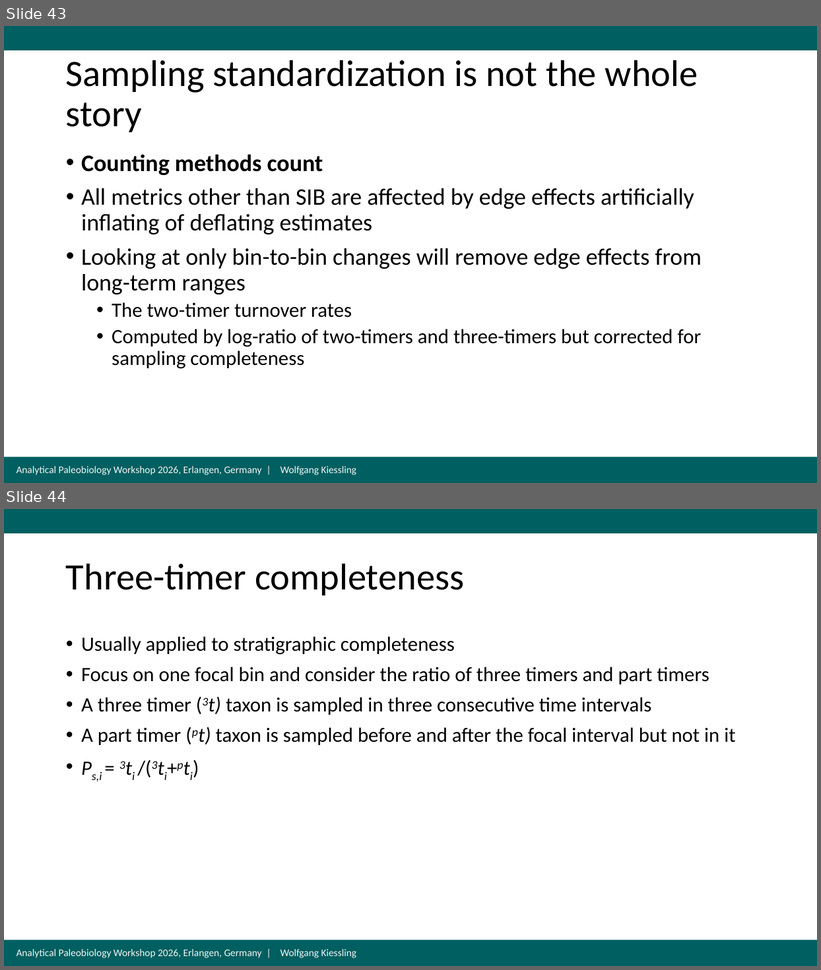
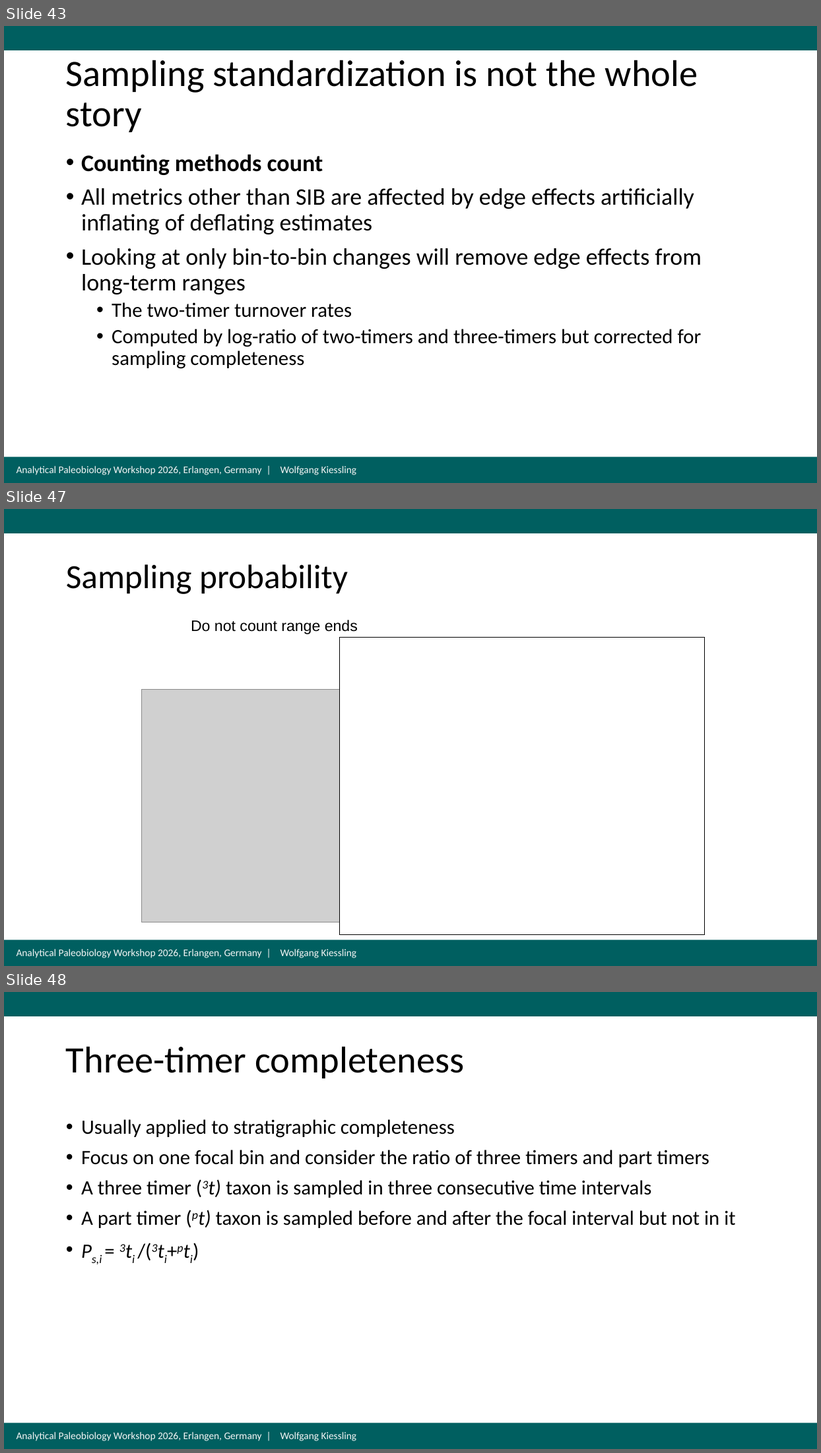
Before and after one commit to FAU-Paleo/apw_2026, a slide deck: docs/data/paleodiversity/Day3_Wolfgang/GlobalDiversity2026.pptx. Shown one above the other, each under a label of ours: slides 43 and 44 before the commit, slides 43, 47 and 48 after it; the slides between them are not shown. The pictures are 821x970 and 821x1453 pixels, drawn with LibreOffice and Linux fonts; fonts in the diff are those of the drawing; grey boxes stand for pictures. Boxes give left, top, right and bottom in pixels: in the first picture for what was removed or moved away, otherwise in the second. Text is boxed around its words. In the diff, an @@ line names an element or a change of style, - is before the commit and + after.

```diff
--- a/docs/data/paleodiversity/Day3_Wolfgang/GlobalDiversity2026.pptx
+++ b/docs/data/paleodiversity/Day3_Wolfgang/GlobalDiversity2026.pptx
@@ slide 47 added at (x1=4, y1=509, x2=817, y2=966), background #FFFFFF; not listed: 3 template elements that a slide beside it also shows @@
@@ title added at (x1=66, y1=564, x2=348, y2=594), 40 pt, text #000000 @@
+Sampling probability
@@ text added at (x1=191, y1=620, x2=358, y2=634), 18 pt, text #000000 @@
+Do not count range ends
@@ rectangle added at (x1=339, y1=638, x2=704, y2=935), fill #FFFFFF, outline #000000 0.75 pt @@
@@ picture added at (x1=142, y1=690, x2=684, y2=923) @@
@@ what was slide 44 is now slide 48 @@
```
Also in this commit, not shown: 7 slides changed, 4 other slides added.
